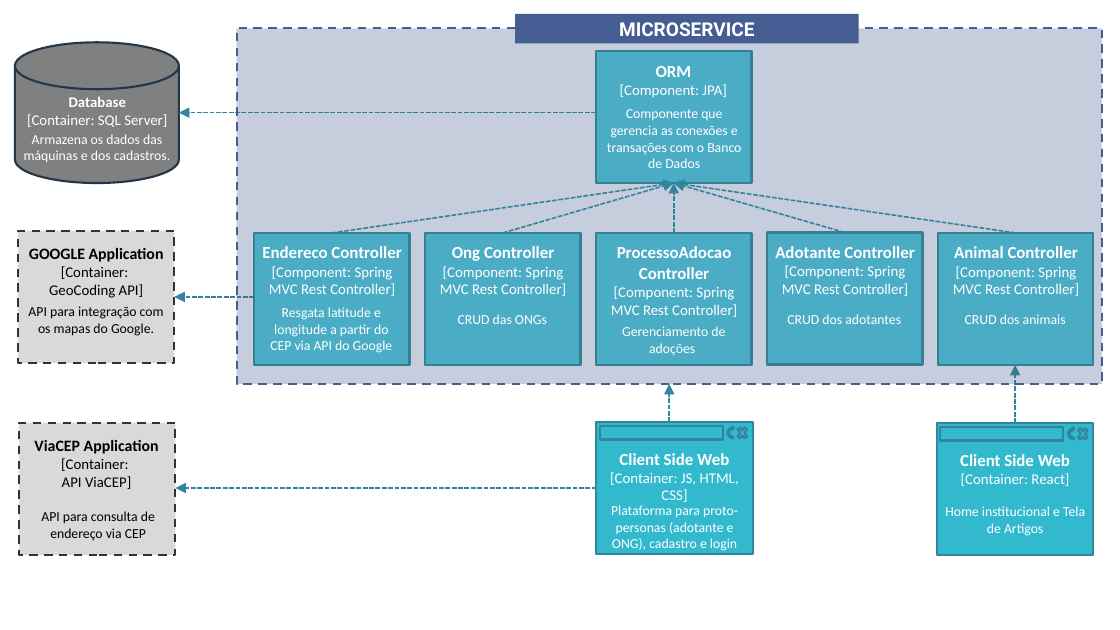
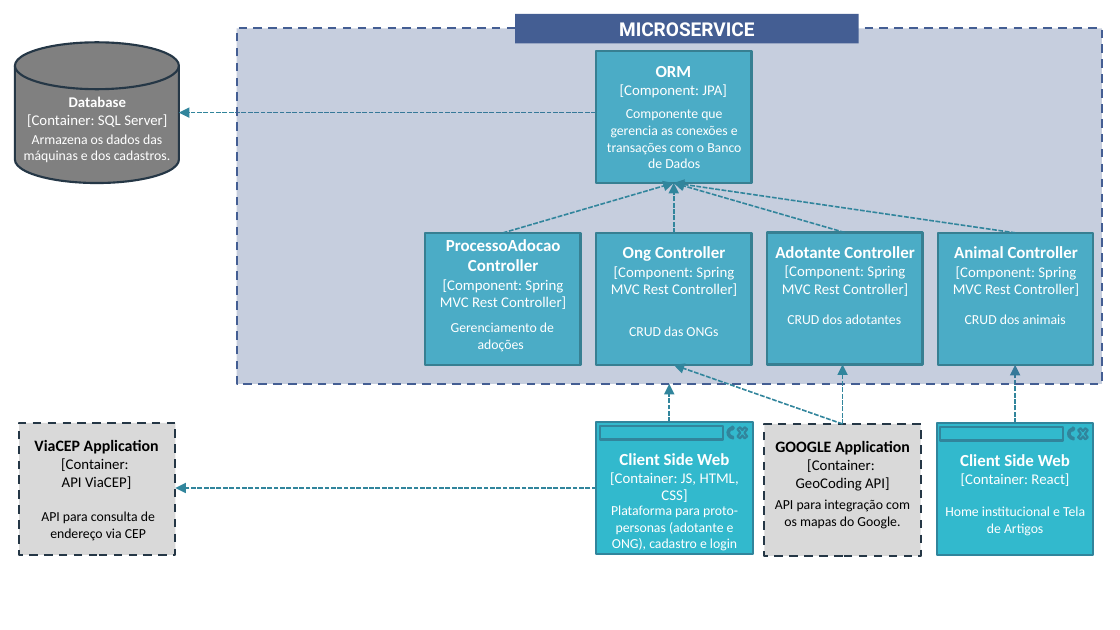
Before and after one commit to Pederzini/miaudote, a slide deck: slide 4 of Documentos/Arquitetura/Arquitetura_MiauDote.pptx. Drawn at 1120x630 pixels with LibreOffice and Linux fonts; fonts in the diff are those of the drawing. Boxes give left, top, right and bottom in pixels: in the first picture for what was removed or moved away, otherwise in the second. Text is boxed around its words. In the diff, an @@ line names an element or a change of style, - is before the commit and + after.

Commit message:
Ajusta arquitetura de componentes

```diff
--- a/Documentos/Arquitetura/Arquitetura_MiauDote.pptx
+++ b/Documentos/Arquitetura/Arquitetura_MiauDote.pptx
@@ rectangle removed at (254, 233, 409, 365) @@
@@ text "ProcessoAdocao Controller": place and size @@
-text "ProcessoAdocao Controller" at (440, 246, 566, 296)
+text "ProcessoAdocao Controller" at (440, 239, 566, 309)
@@ text at (446, 239, 561, 271): text changed @@
-Ong Controller
+ProcessoAdocao Controller
@@ text removed at (262, 246, 401, 296) @@
-Endereco Controller
-[Component: Spring MVC Rest Controller]
@@ text at (623, 246, 725, 261): text changed @@
-ProcessoAdocao Controller
+Ong Controller
@@ arrow removed from (254, 297) to (174, 297) @@
@@ text removed at (270, 307, 393, 353) @@
-Resgata latitude e longitude a partir do CEP via API do Google
@@ text "Gerenciamento de adoções": place and size @@
-text "Gerenciamento de adoções" at (622, 326, 725, 356)
+text "Gerenciamento de adoções" at (451, 322, 554, 352)
@@ text "CRUD das ONGs": place and size @@
-text "CRUD das ONGs" at (458, 314, 547, 324)
+text "CRUD das ONGs" at (629, 326, 718, 336)
@@ arrow added from (843, 424) to (674, 365), #31859C 1.5 pt dashed @@
@@ arrow moved from (332, 233) - (674, 183) to (843, 424) - (843, 364) @@
@@ 2 texts, 1 rectangle: place and size @@
-2 texts, 1 rectangle at (18, 231, 174, 363)
+2 texts, 1 rectangle at (764, 424, 920, 556)
```
Also in this commit, not shown: 1 other slide changed.
